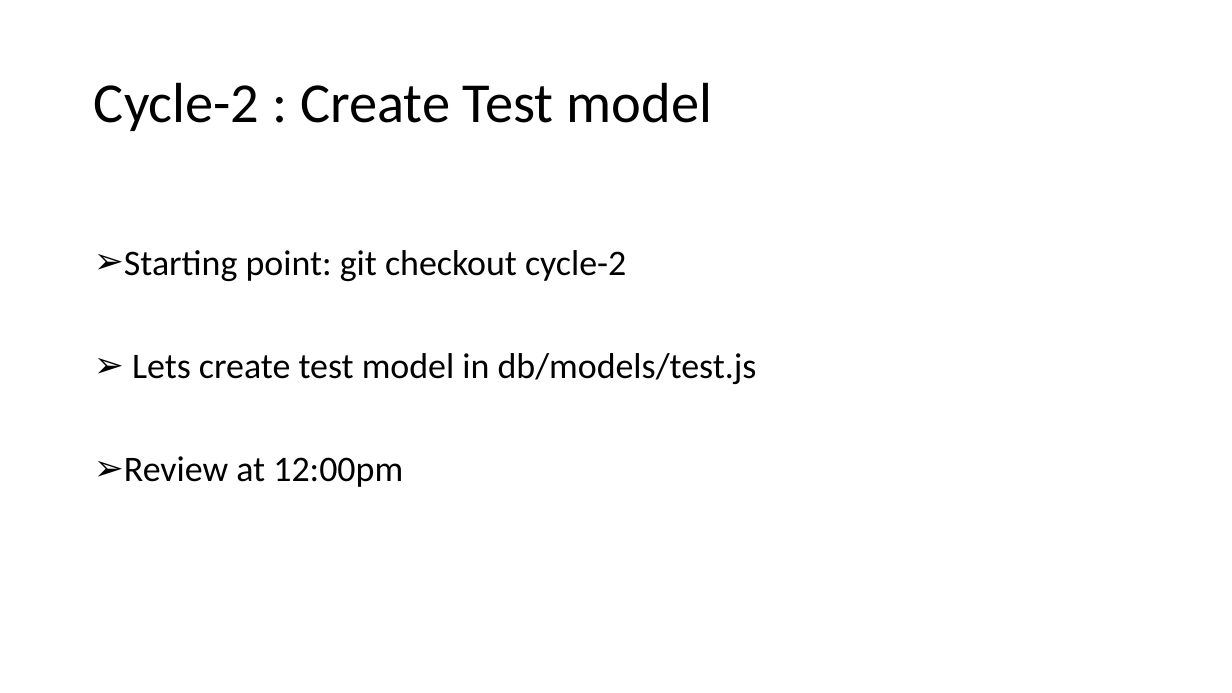
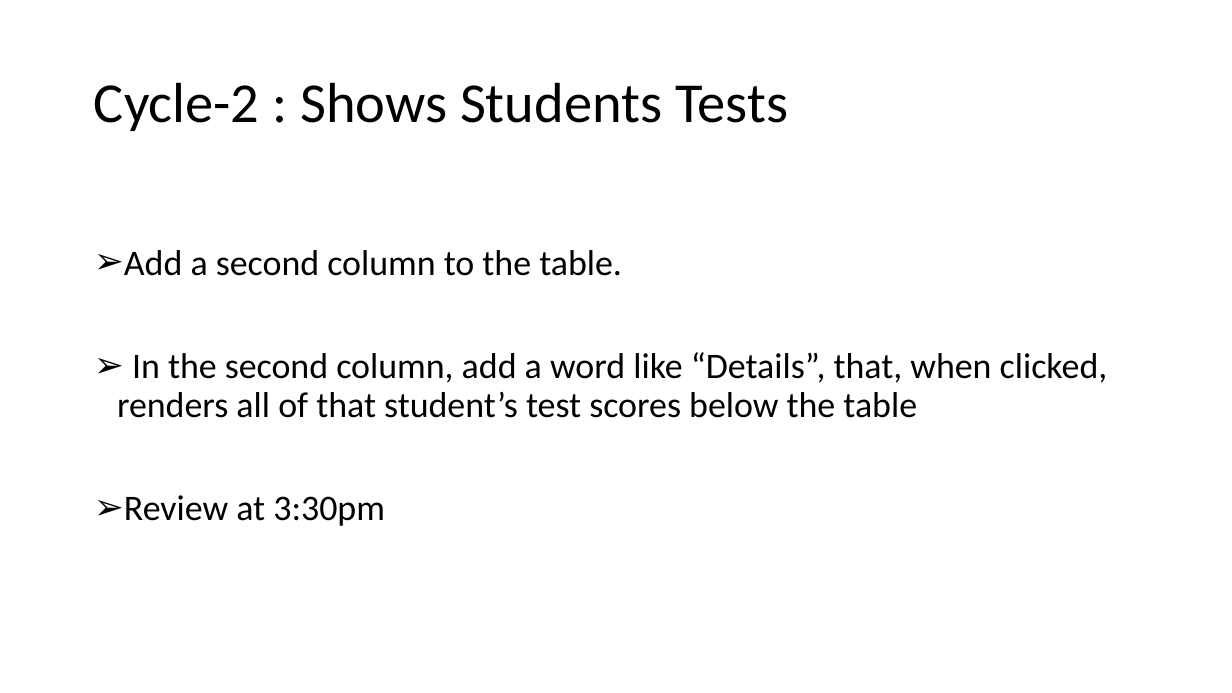
Before and after one commit to FullstackAcademy/Study-Saturday-React, a slide deck: slide 4 of Study Staurday - w3.pptx. Drawn at 1232x693 pixels with LibreOffice and Linux fonts; fonts in the diff are those of the drawing. Boxes give left, top, right and bottom in pixels: in the first picture for what was removed or moved away, otherwise in the second. Text is boxed around its words. In the diff, an @@ line names an element or a change of style, - is before the commit and + after.

Commit message:
added student list react component

```diff
--- a/Study Staurday - w3.pptx
+++ b/Study Staurday - w3.pptx
@@ title at [94, 82, 788, 131]: text changed @@
-Cycle-2 : Create Test model
+Cycle-2 : Shows Students Tests
@@ text at [117, 250, 1108, 526]: text changed @@
-➢ Starting point: git checkout cycle-2
-➢ Lets create test model in db/models/test.js
-➢ Review at 12:00pm
+➢ Add a second column to the table.
+➢ In the second column, add a word like “Details”, that, when clicked, renders all of that student’s test scores below the table
+➢ Review at 3:30pm
```
Also in this commit, not shown: 1 other slide changed, 1 slide removed, 6 other files.
